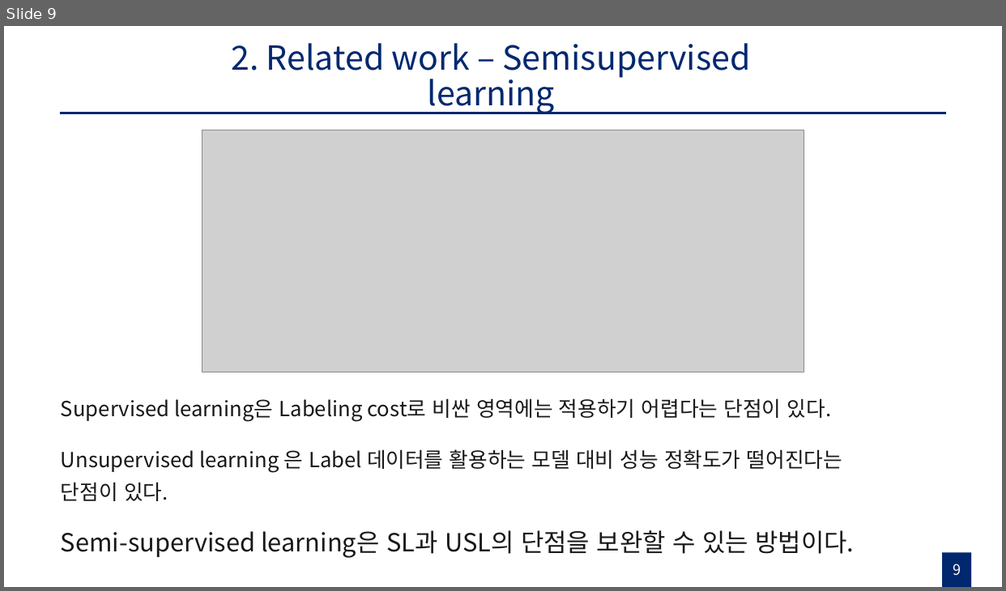
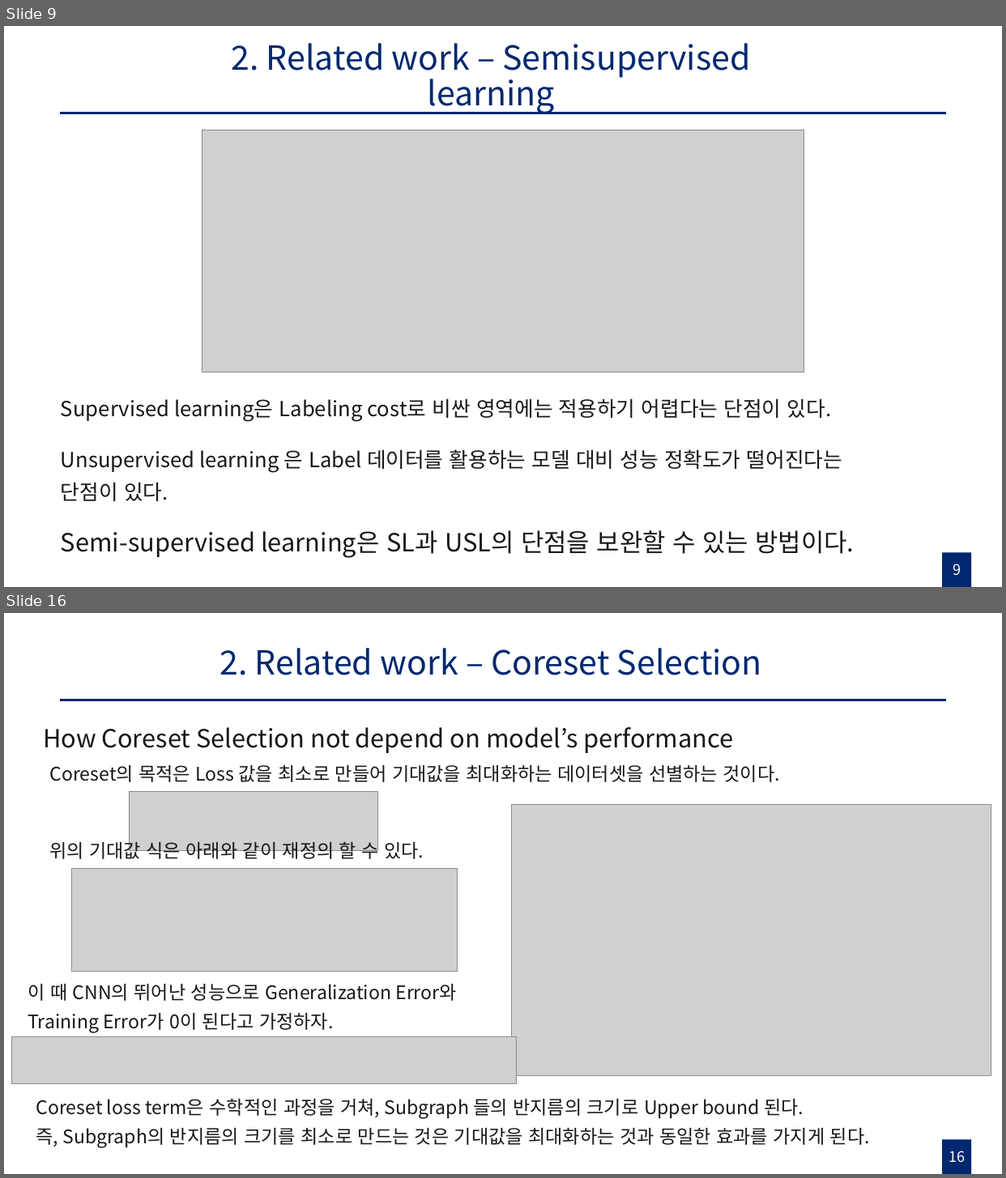
Before and after one commit to gusrn0505/TIL, a slide deck: Pseudo labeling with Coreset 초안.pptx. Shown one above the other, each under a label of ours: slide 9 before the commit, slides 9 and 16 after it; the slides between them are not shown. The pictures are 1006x591 and 1006x1178 pixels, drawn with LibreOffice and Linux fonts; fonts in the diff are those of the drawing; grey boxes stand for pictures. Boxes give left, top, right and bottom in pixels: in the first picture for what was removed or moved away, otherwise in the second. Text is boxed around its words. In the diff, an @@ line names an element or a change of style, - is before the commit and + after.

```diff
--- a/Pseudo labeling with Coreset 초안.pptx
+++ b/Pseudo labeling with Coreset 초안.pptx
@@ slide 16 added at bbox=[4, 613, 1002, 1174], background #FFFFFF; not listed: 3 template elements that a slide beside it also shows @@
@@ title added at bbox=[219, 648, 762, 675], 32 pt, text #00286F @@
+2. Related work – Coreset Selection
@@ text added at bbox=[43, 727, 733, 753], 24 pt, text #181818 @@
+How Coreset Selection not depend on model’s performance
@@ text added at bbox=[49, 765, 780, 782], 18 pt, text #181818 @@
+Coreset의 목적은 Loss 값을 최소로 만들어 기대값을 최대화하는 데이터셋을 선별하는 것이다.
@@ picture added at bbox=[129, 791, 377, 850] @@
@@ picture added at bbox=[512, 805, 991, 1076] @@
@@ text added at bbox=[49, 839, 424, 862], 18 pt, text #181818 @@
+위의 기대값 식은 아래와 같이 재정의 할 수 있다.
@@ picture added at bbox=[72, 869, 458, 973] @@
@@ text added at bbox=[27, 984, 457, 1033], 18 pt, text #181818 @@
+이 때 CNN의 뛰어난 성능으로 Generalization Error와
+Training Error가 0이 된다고 가정하자.
@@ picture added at bbox=[11, 1037, 517, 1084] @@
@@ text added at bbox=[36, 1098, 870, 1148], 18 pt, text #181818 @@
+Coreset loss term은 수학적인 과정을 거쳐, Subgraph 들의 반지름의 크기로 Upper bound 된다.
+즉, Subgraph의 반지름의 크기를 최소로 만드는 것은 기대값을 최대화하는 것과 동일한 효과를 가지게 된다.
```
Also in this commit, not shown: 10 slides changed, 17 other slides added, 11 slides removed, 4 other files.
